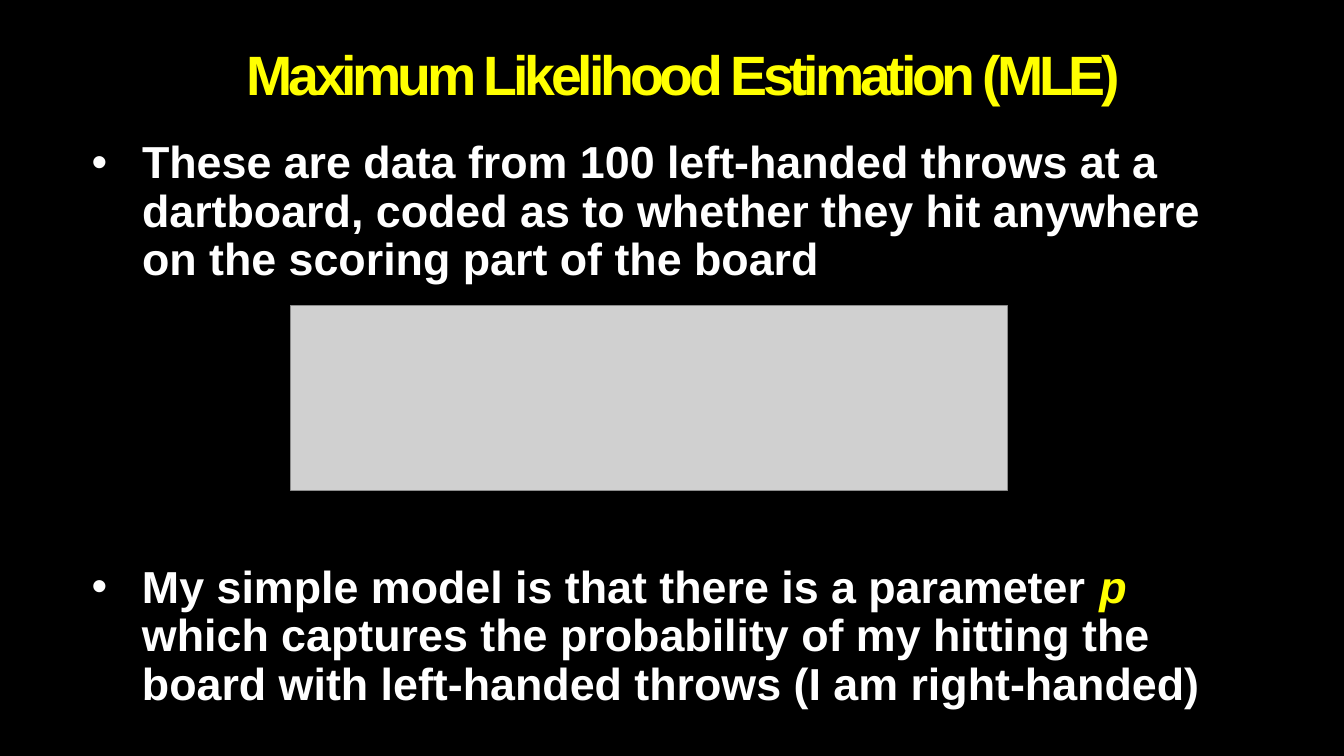
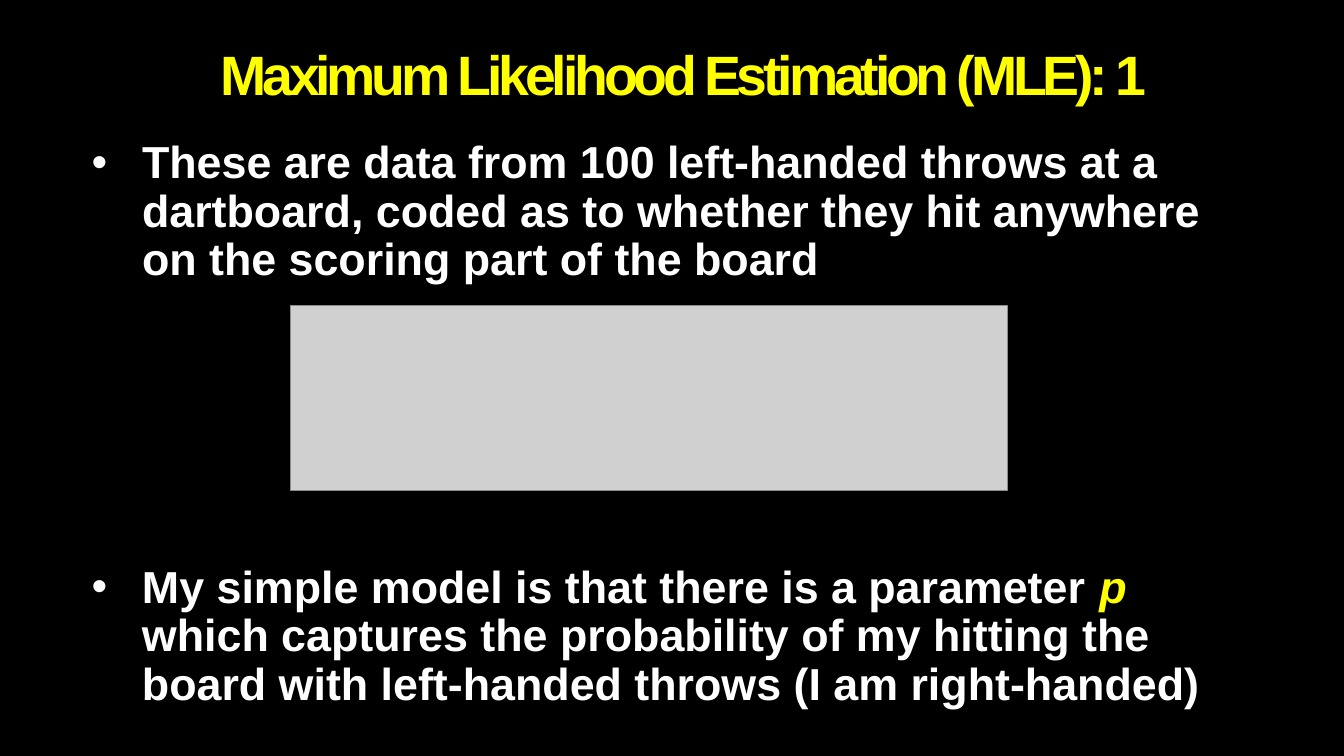
Before and after one commit to Alan-Pickering/Bayesian-data-analysis-teaching, a slide deck: slide 7 of Bayesian Data Analysis Part 2.pptx. Drawn at 1344x756 pixels with LibreOffice and Linux fonts; fonts in the diff are those of the drawing; grey boxes stand for pictures; background and template pictures are left out. Boxes give left, top, right and bottom in pixels: in the first picture for what was removed or moved away, otherwise in the second. Text is boxed around its words. In the diff, an @@ line names an element or a change of style, - is before the commit and + after.

```diff
--- a/Bayesian Data Analysis Part 2.pptx
+++ b/Bayesian Data Analysis Part 2.pptx
@@ title at bbox=[220, 54, 1146, 106]: text changed @@
-Maximum Likelihood Estimation (MLE)
+Maximum Likelihood Estimation (MLE): 1
```
Also in this commit, not shown: 1 other slide changed, 1 slide added.
